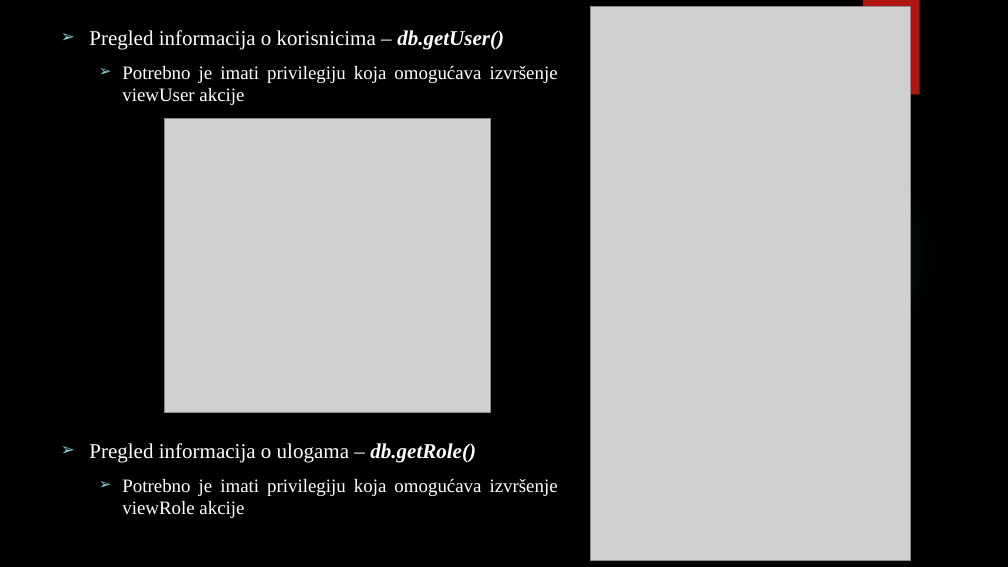
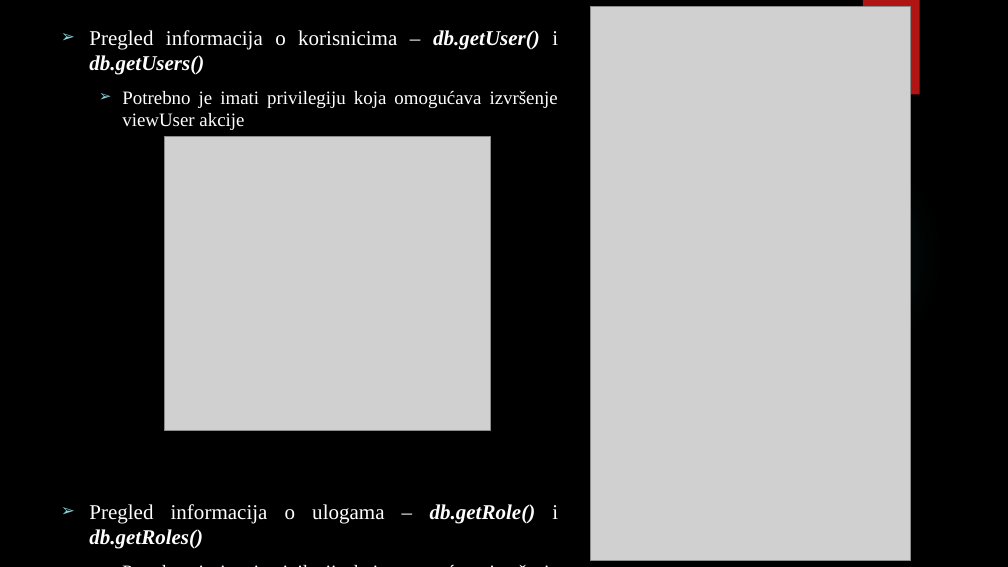
Before and after one commit to Kristina-A/DBMS, a slide deck: slide 5 of Seminarski rad II/Sigurnost MongoDB baze podataka.pptx. Drawn at 1008x567 pixels with LibreOffice and Linux fonts; fonts in the diff are those of the drawing; grey boxes stand for pictures; background and template pictures are left out. Boxes give left, top, right and bottom in pixels: in the first picture for what was removed or moved away, otherwise in the second. Text is boxed around its words. In the diff, an @@ line names an element or a change of style, - is before the commit and + after.

```diff
--- a/Seminarski rad II/Sigurnost MongoDB baze podataka.pptx
+++ b/Seminarski rad II/Sigurnost MongoDB baze podataka.pptx
@@ text at <box>89,30,558,75</box>: text changed @@
-➢ Pregled informacija o korisnicima – db.getUser()
+➢ Pregled informacija o korisnicima – db.getUser() i db.getUsers()
@@ picture: place and size @@
-picture at <box>164,118,490,412</box>
+picture at <box>164,136,490,430</box>
@@ text at <box>89,504,558,549</box>: text changed @@
-➢ Pregled informacija o ulogama – db.getRole()
+➢ Pregled informacija o ulogama – db.getRole() i db.getRoles()
```
Also in this commit, not shown: 1 other file.
